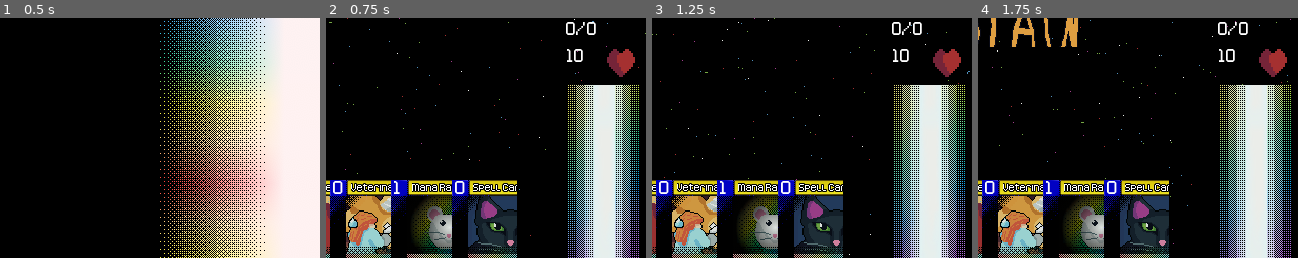
Above: before the commit, frames 1-4 (left to right).
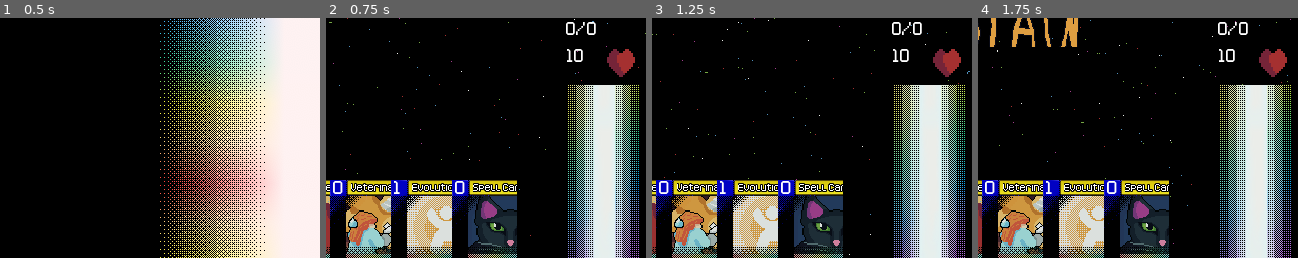
Above: after the commit, the same moments.

Repository: ColbySchexnayder/mana-stream
Game: Godot game, scene res://Scenes/titleScreen.tscn
Two runs of this game, one before a commit and one after it. Both use one fixed random seed, a clock stepped at 60 frames per second and the inputs below.
Inputs:
- Up to frame 1 (0.5 s): no input
- Up to frame 2 (0.75 s): click "New Game?" at 0.5 s
- Up to frame 3 (1.25 s): no input
- Up to frame 4 (1.75 s): click "Pass?" at 1.25 s
The pictures show only the part of the screen within x 48-98%, y 50-100%; the shares and areas given below are measured in that part.

Frame 1 is identical in both runs. In frame 2, 3.3% of the frame differs, in the area x 25-40%, y 68-99%; in frame 3, 3.3%; in frame 4, 3.3%.

Commit message:
Evolution works
TODO: Provide a proper gui for the player to select cards

TODO: WORK ON THE AI

Diff:
--- a/AI/ai_manager.gd
+++ b/AI/ai_manager.gd
@@ -44,13 +44,16 @@
 
 	GmManager.emit_signal("_change_turn")
 
-func choose_defense(card):
+func choose_defense(card: Card):
 	if players_turn:
 		if ai_summon_zone.size() > 0:
 			ai_summon_zone[0].block()
 		else:
 			GmManager.emit_signal("_pass")
 
+func choose_card(list: Array[Card]) -> Card:
+	return list[0]
+
 func handle_interrupt(card: Card):
 	if card.cardOwner == 1:
 		return
--- a/Cards/Card.gd
+++ b/Cards/Card.gd
@@ -72,6 +72,9 @@
 
 func get_effects() -> Dictionary:
 	return {}
+
+func effectOtherCard(card: Card):
+	pass
 
 func summon() -> void:
 	GmManager.emit_signal("_card_summon", self)
@@ -102,11 +105,11 @@
 	GmManager.emit_signal("_card_block", self)
 
 
-#Tentatively @cause. 0: Resolving card. 1: from battle. 2:from card effect. 3. Cost not paid more to be added?
+#NOTICE Tentatively @cause. 0: Resolving card. 1: from battle. 2:from card effect. 3. Cost not paid more to be added?
 func destroy(cause: int) -> void:
 	GmManager.emit_signal("_move_to_deck", card)
 
-func exhaust(card)-> void:
+func exhaust(card: Card)-> void:
 	if card.exhausted:
 		return
 	card.exhausted = true
@@ -130,6 +133,11 @@
 	card_art.scale.x = 1
 	card_art.scale.y = 1
 
+func reveal() -> void:
+	revealed = true
+	card_back.visible=  false
+	card_front.visible = true
+	card_art.visible = true
 
 func react() -> void:
 	pass
--- a/Cards/CardScripts/evolution.gd
+++ b/Cards/CardScripts/evolution.gd
@@ -1,6 +1,6 @@
 class_name Evolution extends SpellCard
 
-const EVOLUTION = preload("res://Cards/PlayableCards/ManaRat.tscn")
+const EVOLUTION = preload("res://Cards/PlayableCards/Evolution.tscn")
 static func constructor():
 	var obj = EVOLUTION.instantiate()
 	return obj
@@ -17,9 +17,14 @@
 	cardLore = tr("EVOLUTION_LORE")#'"The guiding hand of an expert mage can bring out the best in their familiars"'
 	cost = int(tr("EVOLUTION_COST"))#1
 
-func summon():
+func resolve_summon():
 
 	print("Prepping Evolution")
+	var conditions = {"tags" : ["Creature"], "revealed" : false}
+	var zones : Array[int] = [3]
+	GmManager.emit_signal("_offer_selection", self, zones, conditions)
 	#TODO: Use ItemList to present acceptable cards to move to SUMMON ZONE
-	super.summon()
-	pass
+	super.resolve_summon()
+
+func effectOtherCard(card: Card):
+	GmManager.emit_signal("_move_to_summon", card)
--- a/Scenes/duel.gd
+++ b/Scenes/duel.gd
@@ -11,6 +11,17 @@
 var player2hand : Array[Card]= []
 var player2summon : Array[Card]= []
 var player2mana : Array[Card]= []
+
+var field = [
+	player1deck,
+	player1hand,
+	player1summon,
+	player1mana,
+	player2deck,
+	player2hand,
+	player2summon,
+	player2mana
+	]
 #endregion
 
 #TODO: This will be required before AI can be worked on
@@ -103,12 +114,12 @@
 		draw(2)
 
 	#region Add Test Cards
-	var testSpell = Evolution.constructor()
-	testSpell.currentPosition = Card.position.IN_HAND
-	player1hand.push_front(testSpell)
-	p_1_hand.add_child(testSpell)
-
-	testSpell = SpellCard.constructor()
+	var testSpell1 = Evolution.constructor()
+	testSpell1.currentPosition = Card.position.IN_HAND
+	player1hand.push_front(testSpell1)
+	p_1_hand.add_child(testSpell1)
+
+	var testSpell = SpellCard.constructor()
 	testSpell.currentPosition = Card.position.IN_HAND
 	player1hand.push_front(testSpell)
 	p_1_hand.add_child(testSpell)
@@ -143,8 +154,11 @@
 	GmManager.connect("_card_select", card_select)
 	GmManager.connect("_clear_selection", deselect)
 
+	GmManager.connect("_offer_selection", offer_selection)
+
 	GmManager.connect("_card_to_mana", card_to_mana)
 	GmManager.connect("_card_summon", card_summon)
+	GmManager.connect("_move_to_summon", move_to_summon)
 	GmManager.connect("_add_to_mana", add_to_mana)
 	GmManager.connect("_card_attack", card_attack)
 	GmManager.connect("_move_to_deck", move_to_deck)
@@ -374,15 +388,39 @@
 		return
 	if card.cost <= availableMana:
 		availableMana -= card.cost
-		player1summon.push_front(card)
-		player1hand.erase(card)
-		card.reparent(p_1_summon_zone)
-		card.currentPosition  = card.position.IN_SUMMON
-		card.summon_button.visible = false
-		card.mana_button.visible = false
-		card.inspect_view.visible = false
-		card.resolve_summon()
-		GmManager.emit_signal("_resolve_summon", card)
+		move_to_summon(card)
+
+#Move card to summon zone regardless of previous position or mana
+func move_to_summon(card: Card):
+	match card.currentPosition:
+		Card.position.IN_HAND:
+			if card.cardOwner == 1:
+				player1hand.erase(card)
+			else:
+				player2hand.erase(card)
+		card.position.IN_DECK:
+			if card.cardOwner == 1:
+				player1deck.erase(card)
+			else:
+				player2deck.erase(card)
+		card.position.IN_MANA:
+			if card.cardOwner == 1:
+				player1mana.erase(card)
+			else:
+				player2mana.erase(card)
+		card.position.IN_SUMMON:
+			return
+	card.reveal()
+	player1summon.push_front(card)
+	card.reparent(p_1_summon_zone)
+	card.currentPosition  = card.position.IN_SUMMON
+	card.summon_button.visible = false
+	card.mana_button.visible = false
+	card.inspect_view.visible = false
+	card.refresh()
+
+	card.resolve_summon()
+	GmManager.emit_signal("_resolve_summon", card)
 
 #Any card in SUMMON has to be paid for at the start of the turn
 func card_keep(card: Card) -> void:
@@ -598,6 +636,51 @@
 	if currentTurn == 2:
 		ai.ai_play()
 
+#NOTICE: zoneToSearch positions in field to search
+#	0 player1deck,
+#	1 player1hand,
+#	2 player1summon,
+#	3 player1mana,
+#	4 player2deck,
+#	5 player2hand,
+#	6 player2summon,
+#	7 player2mana
+func offer_selection(triggerCard: Card, zonesToSearch: Array[int], matchConditions: Dictionary):
+	var selectionChoices : Array[Card] = []
+	for area in zonesToSearch:
+		selectionChoices += field[area].filter(func(card: Card):
+			for condition in matchConditions.keys():
+				match condition:
+					"health" :
+						if matchConditions["health"] > card.health:
+							return false
+					"cost" :
+						if matchConditions["cost"] > card.cost:
+							return false
+					"revealed":
+						if matchConditions["revealed"] != card.revealed:
+							return false
+					"tags":
+						for tag in matchConditions["tags"]:
+							if !(tag in card.tags):
+								return false
+			return true
+			)
+
+	for choice in selectionChoices:
+		print(choice.cardName)
+
+	var chosenCard : Card
+	if triggerCard.cardOwner == 1:
+		chosenCard = playerListSelection(selectionChoices)
+	else:
+		chosenCard = ai.choose_card(selectionChoices)
+
+	triggerCard.effectOtherCard(chosenCard)
+
+func playerListSelection(list : Array[Card]) -> Card:
+	return list[0]
+
 #TODO: Add interrupts so cards that work off reactions can be played
 func interrupt(card : Card):
 	"""
--- a/Scripts/GMManager.gd
+++ b/Scripts/GMManager.gd
@@ -19,6 +19,8 @@
 signal _card_select(card: Card)
 signal _clear_selection()
 
+signal _offer_selection(triggerCard: Card, zonesToSelect: Array[int], matchConditions: Dictionary)
+
 signal _card_to_mana(card: Card)
 signal _card_exhaust(card: Card)
 signal _card_activate(card: Card)
@@ -34,6 +36,7 @@
 signal _add_to_mana(card: Card, manaToAdd: int)
 signal _move_to_deck(card: Card)
 signal _move_to_hand(card: Card)
+signal _move_to_summon(card: Card)
 signal _choose_defense(card: Card)
 signal _card_keep(card: Card)
 
